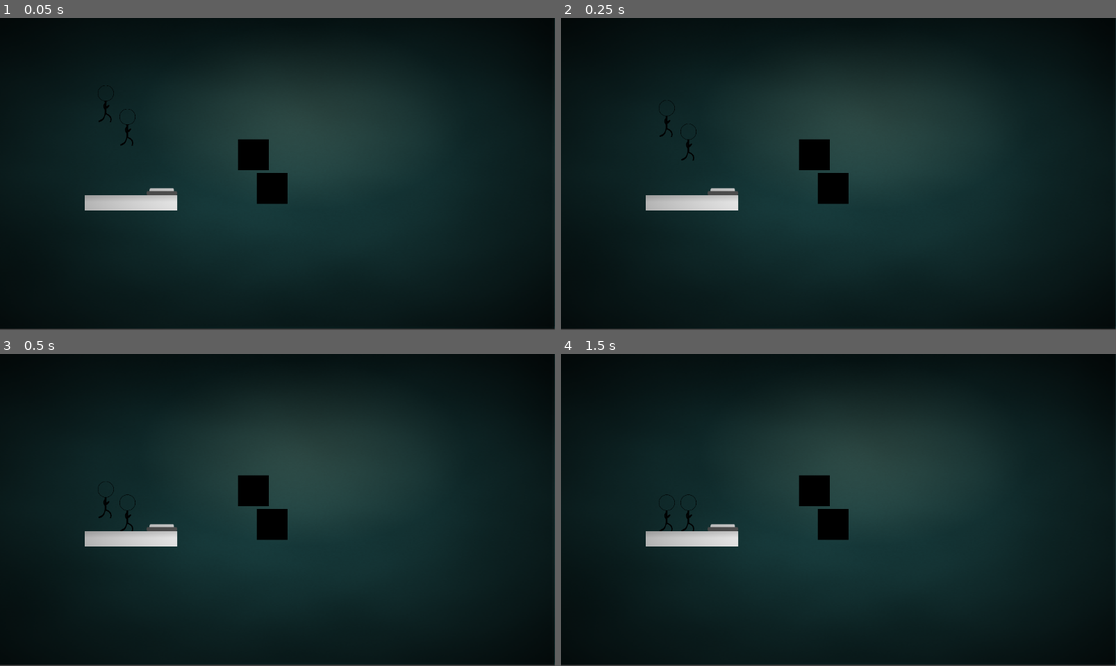
Above: before the commit, frames 1-4 (two rows, left to right).
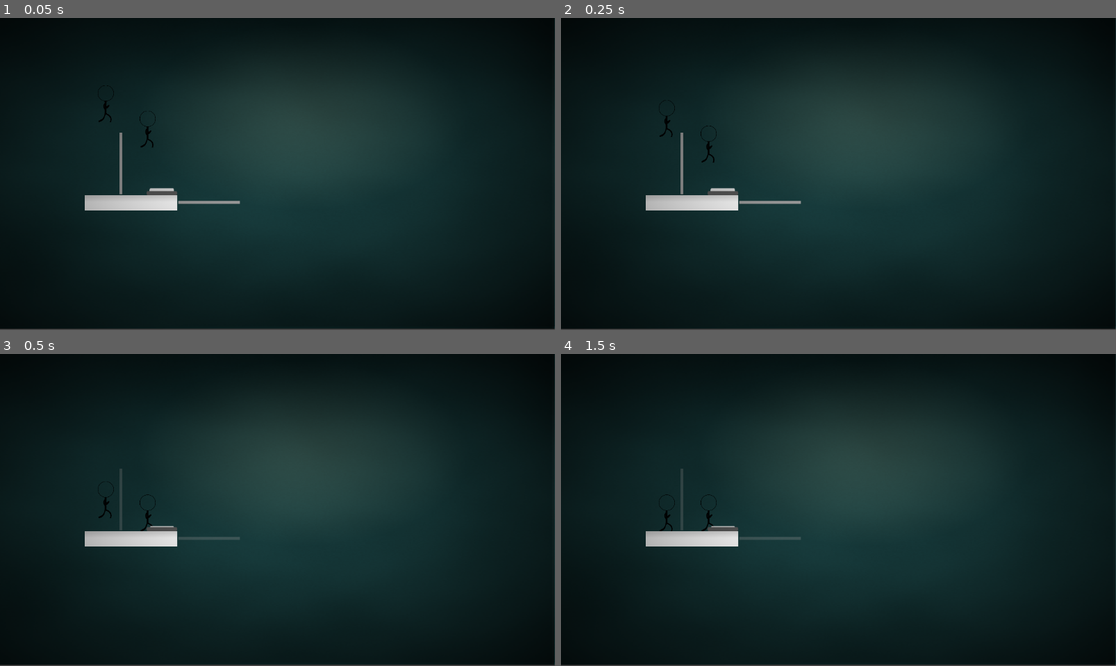
Above: after the commit, the same moments.

Repository: NahuelArrieta/ChronosSociety
Game: Godot game, scene res://levels/level.tscn
Same seed, same stepped clock (60 frames per second), same inputs: the game is played once before the commit and once after it.
Inputs:
- Up to frame 1 (0.05 s): no input
- Up to frame 2 (0.25 s): no input
- Up to frame 3 (0.5 s): no input
- Up to frame 4 (1.5 s): tap Space (REVERT_P1) at 0.6 s; tap Enter at 1.25 s; tap Shift (REVERT_P2) at 1.35 s

The runs differ from the first frame. In frame 1, 1.4% of the frame differs, in the area x 21-52%, y 29-60%; in frame 2, 1.4%; in frame 3, 1.4%, in the area x 21-52%, y 36-60%; in frame 4, 1.4%.

Commit message:
add door sprite

Diff:
--- a/entities/enviroment/door/door.gd
+++ b/entities/enviroment/door/door.gd
@@ -1,12 +1,12 @@
-extends StaticBody2D
+extends Node2D
 
 # This variable allows you to set the group ID in the Inspector
 # so the door knows which button it should respond to.
 @export var groupId: int
 
 # Get references to the child nodes
-@onready var sprite = $Sprite2D
-@onready var collision_shape = $CollisionShape2D
+@onready var sprite = $Entry/Sprite2D
+@onready var collision_shape = $Entry/CollisionShape2D
 
 var _state_history = []
 var is_reverting = false
@@ -25,8 +25,8 @@
 var INACTIVE_STATUS := "INACTIVE"
 
 var STATUSES : Dictionary[String, Status] =  {
-	ACTIVE_STATUS: Status.new(Color.BLACK, true),
-	INACTIVE_STATUS: Status.new(Color.GRAY, false),
+	ACTIVE_STATUS: Status.new(Color("9c9c9c"), true),
+	INACTIVE_STATUS: Status.new(Color("9c9c9c", 0.3), false),
 }
 
 func _ready():
--- a/entities/enviroment/door/door.tscn
+++ b/entities/enviroment/door/door.tscn
@@ -1,21 +1,34 @@
-[gd_scene load_steps=4 format=3 uid="uid://b66i5kor3udi4"]
+[gd_scene load_steps=5 format=3 uid="uid://b66i5kor3udi4"]
 
 [ext_resource type="Script" uid="uid://dn0hohseijwik" path="res://entities/enviroment/door/door.gd" id="1_el4m5"]
+[ext_resource type="Texture2D" uid="uid://m50hwjk8qm1c" path="res://visual/door/base.png" id="2_ulegr"]
 
 [sub_resource type="CanvasTexture" id="CanvasTexture_el4m5"]
 specular_color = Color(0, 1, 1, 1)
 
 [sub_resource type="RectangleShape2D" id="RectangleShape2D_ulegr"]
-size = Vector2(63, 63)
+size = Vector2(62.5, 62.5)
 
-[node name="Door" type="StaticBody2D"]
+[node name="Door" type="Node2D"]
 script = ExtResource("1_el4m5")
 
-[node name="Sprite2D" type="Sprite2D" parent="."]
-position = Vector2(32, 32)
-scale = Vector2(64, 64)
+[node name="Entry" type="StaticBody2D" parent="."]
+
+[node name="Sprite2D" type="Sprite2D" parent="Entry"]
+modulate = Color(0.298039, 0.298039, 0.298039, 1)
+scale = Vector2(6.4, 128)
 texture = SubResource("CanvasTexture_el4m5")
 
-[node name="CollisionShape2D" type="CollisionShape2D" parent="."]
-position = Vector2(32, 32)
+[node name="CollisionShape2D" type="CollisionShape2D" parent="Entry"]
+scale = Vector2(0.1, 2)
 shape = SubResource("RectangleShape2D_ulegr")
+
+[node name="Bottom" type="Sprite2D" parent="."]
+position = Vector2(0, 64)
+scale = Vector2(0.10098, 0.402778)
+texture = ExtResource("2_ulegr")
+
+[node name="Top" type="Sprite2D" parent="."]
+position = Vector2(0, -64)
+scale = Vector2(0.10098, 0.402778)
+texture = ExtResource("2_ulegr")
--- a/levels/level.tscn
+++ b/levels/level.tscn
@@ -35,18 +35,18 @@
 script = ExtResource("3_cwqvt")
 
 [node name="Player2" parent="." instance=ExtResource("1_80vhd")]
-position = Vector2(265, 236)
+position = Vector2(307, 240)
 player_number = 2
 
 [node name="Button" parent="." instance=ExtResource("4_5mrsh")]
 position = Vector2(336, 359)
 
 [node name="Door" parent="." instance=ExtResource("5_safpt")]
-position = Vector2(494, 252)
+position = Vector2(251, 302)
 
 [node name="Door2" parent="." instance=ExtResource("5_safpt")]
-position = Vector2(533, 322)
-groupId = 1
+position = Vector2(434, 383)
+rotation = 1.5708
 
 [node name="Platform" parent="." instance=ExtResource("2_hjsbj")]
 position = Vector2(352, 384)
